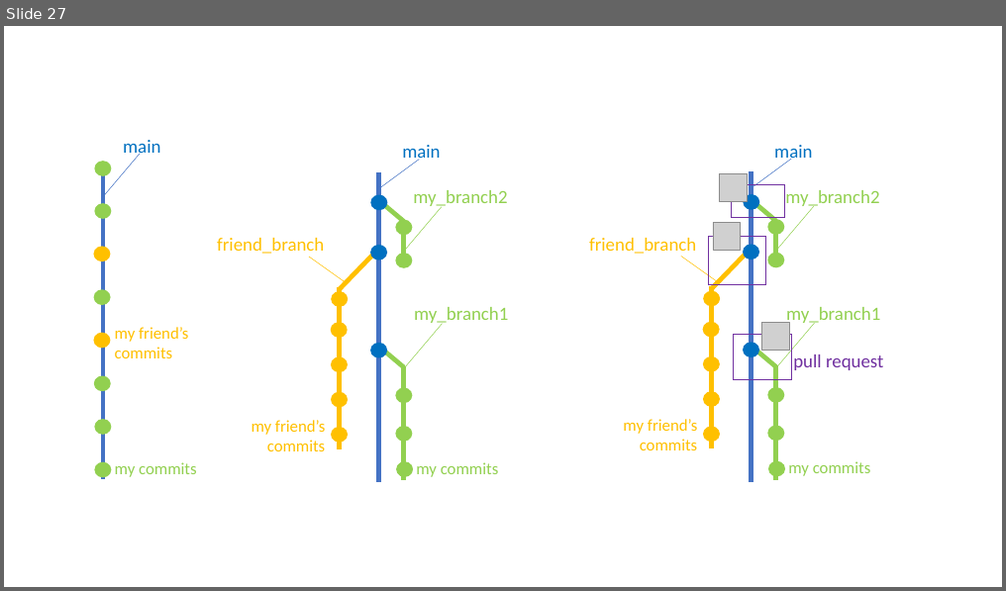
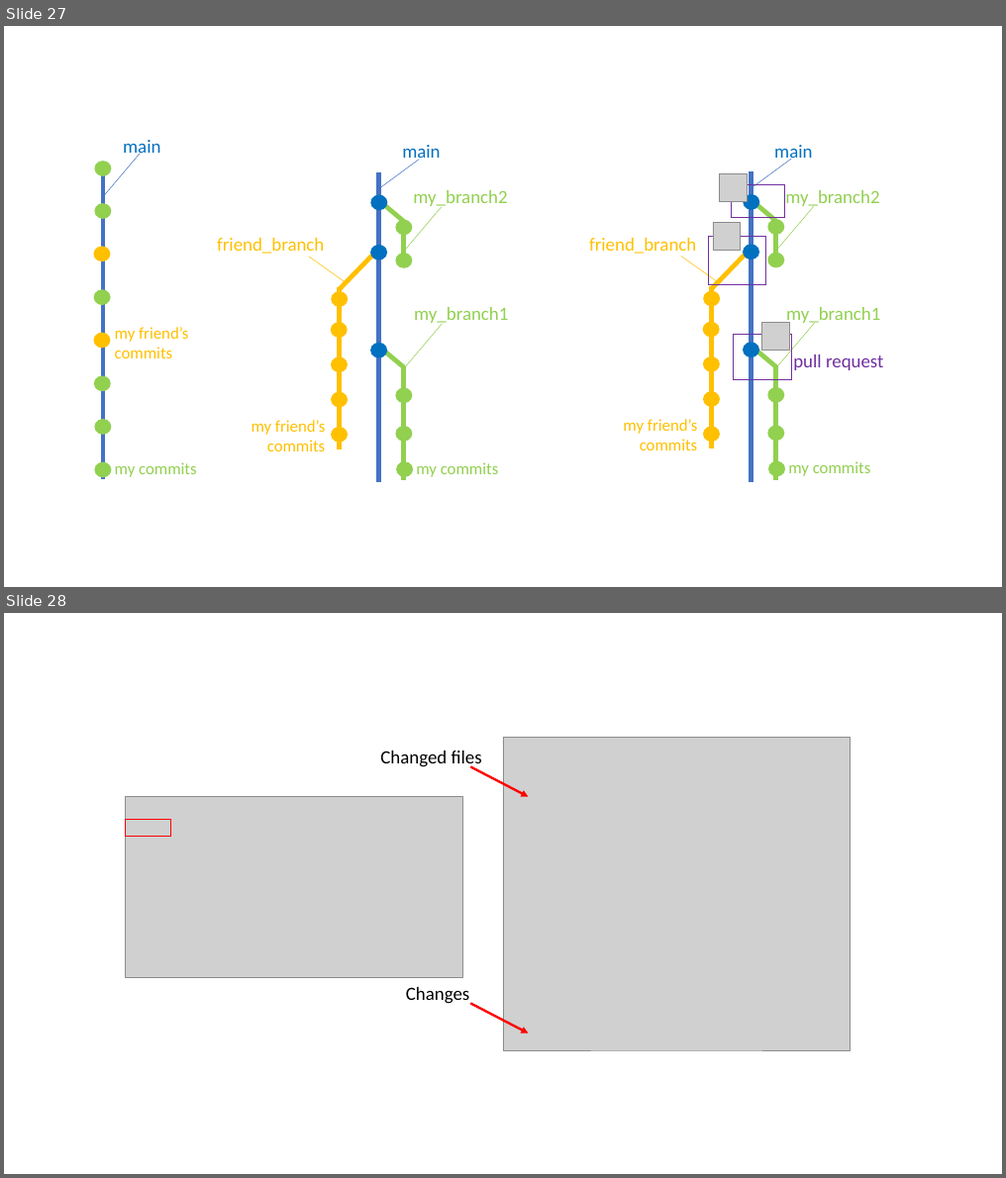
Before and after one commit to selinaZitrone/get-started-with-git, a slide deck: docs/slides/img/images.pptx. Shown one above the other, each under a label of ours: slide 27 before the commit, slides 27 and 28 after it. The pictures are 1006x591 and 1006x1178 pixels, drawn with LibreOffice and Linux fonts; fonts in the diff are those of the drawing; grey boxes stand for pictures. Boxes give left, top, right and bottom in pixels: in the first picture for what was removed or moved away, otherwise in the second. Text is boxed around its words. In the diff, an @@ line names an element or a change of style, - is before the commit and + after.

```diff
--- a/docs/slides/img/images.pptx
+++ b/docs/slides/img/images.pptx
@@ slide 28 added at [4,613,1002,1174], background #FFFFFF @@
@@ group added at [126,737,849,1051]: 2 pictures, 2 arrows, 2 texts, 1 rectangle @@
+Changed files
+Changes
```
Also in this commit, not shown: 5 other slides added, 8 other files.
